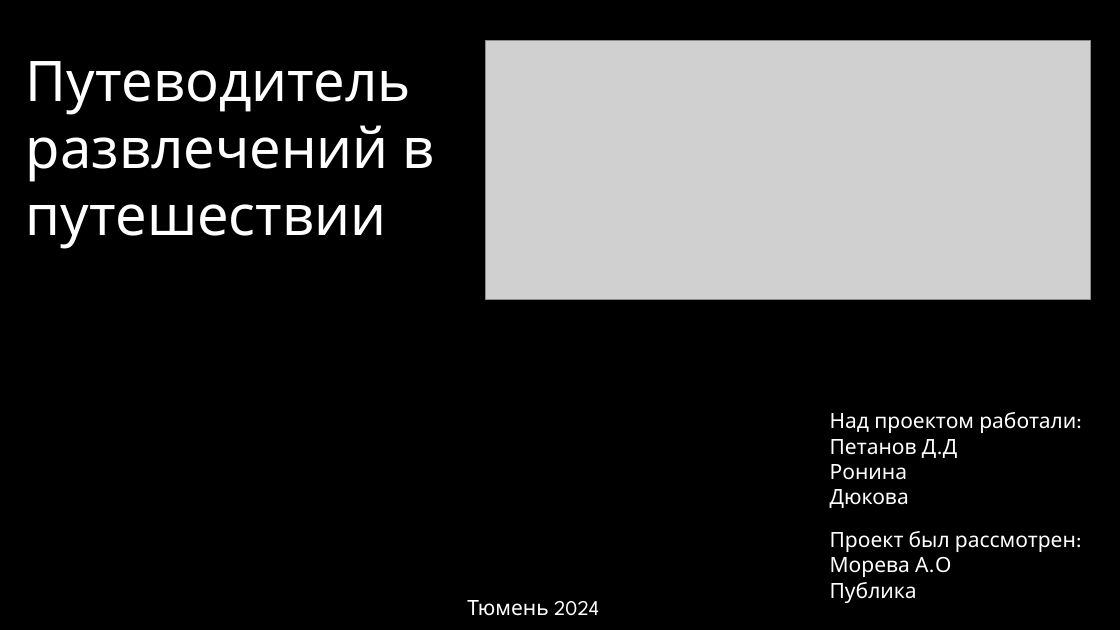
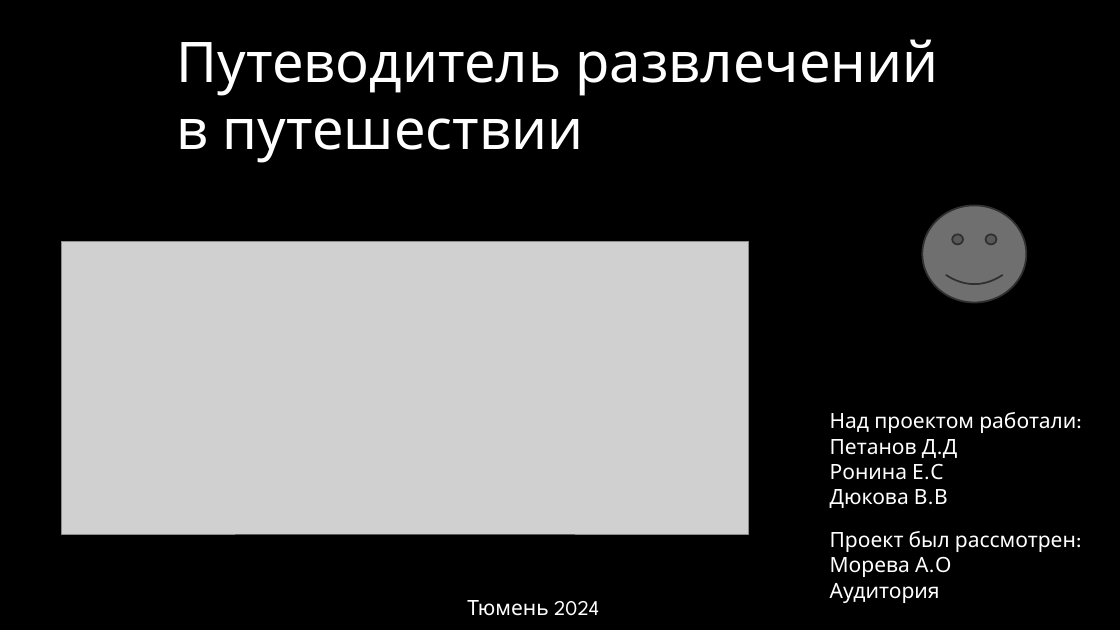
Before and after one commit to Ka1k0/myproject, a slide deck: slide 1 of СервисМечты.pptx. Drawn at 1120x630 pixels with LibreOffice and Linux fonts; fonts in the diff are those of the drawing; grey boxes stand for pictures; background and template pictures are left out. Boxes give left, top, right and bottom in pixels: in the first picture for what was removed or moved away, otherwise in the second. Text is boxed around its words. In the diff, an @@ line names an element or a change of style, - is before the commit and + after.

```diff
--- a/СервисМечты.pptx
+++ b/СервисМечты.pptx
@@ text "Путеводитель развлечений в путешествии" rewrapped from (26,61,435,249) to (177,39,938,163) @@
@@ smiley face added at (923,206,1027,303), fill #6F6F6F, outline #313131 1.5 pt @@
@@ picture: place and size @@
-picture at (486,41,1091,299)
+picture at (62,241,749,534)
@@ text at (830,463,948,508): text changed @@
-Ронина
-Дюкова
+Ронина Е.С
+Дюкова В.В
@@ text at (830,583,940,603): text changed @@
-Публика
+Аудитория
```
Also in this commit, not shown: 1 other slide changed.
